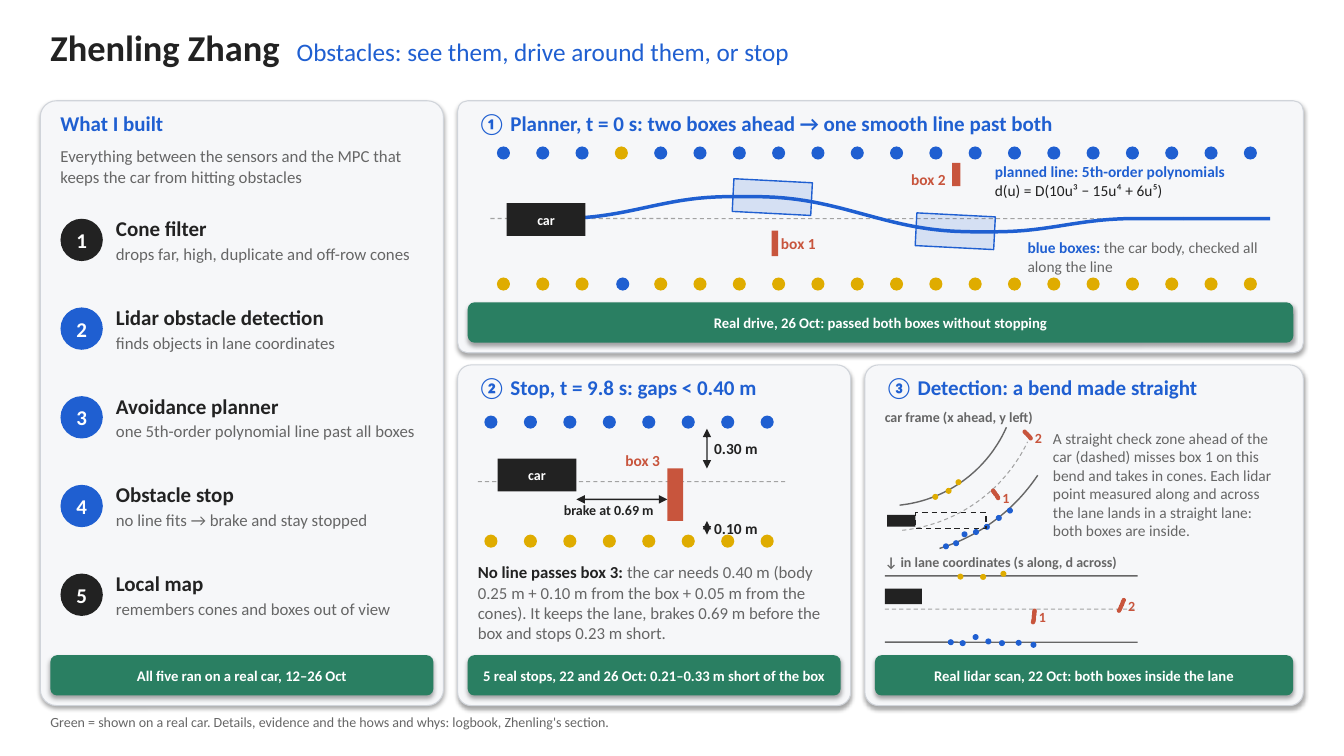
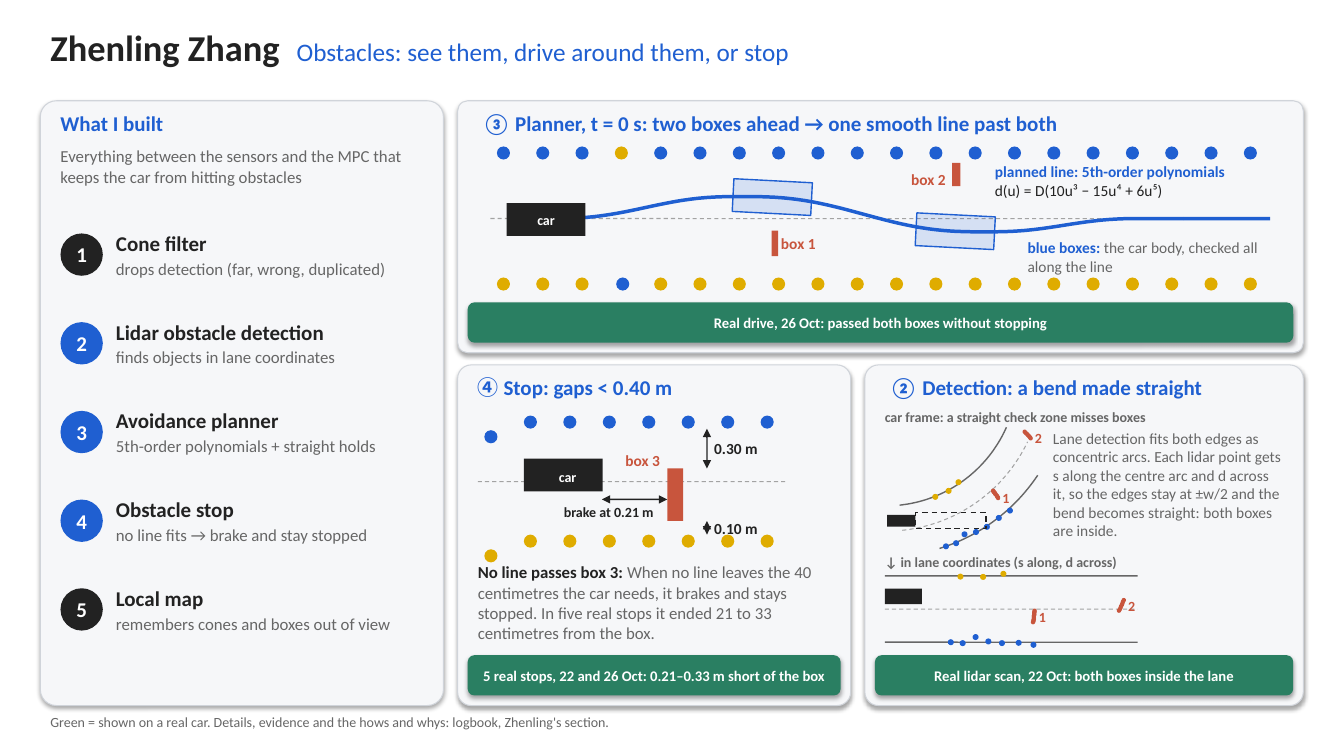
Before and after one commit to CiaranGruber/robotic-car-ai, a slide deck: slide 1 of docs/logbook/zhenling/slides/zhenling_slides_2page.pptx. Drawn at 1344x756 pixels with LibreOffice and Linux fonts; fonts in the diff are those of the drawing. Boxes give left, top, right and bottom in pixels: in the first picture for what was removed or moved away, otherwise in the second. Text is boxed around its words. In the diff, an @@ line names an element or a change of style, - is before the commit and + after.

```diff
--- a/docs/logbook/zhenling/slides/zhenling_slides_2page.pptx
+++ b/docs/logbook/zhenling/slides/zhenling_slides_2page.pptx
@@ text at (483,114,1057,135): text changed @@
-① Planner, t = 0 s: two boxes ahead → one smooth line past both
+③ Planner, t = 0 s: two boxes ahead → one smooth line past both
@@ text at (116,263,386,278): text changed @@
-drops far, high, duplicate and off-row cones
+drops detection (far, wrong, duplicated)
@@ text at (478,377,672,399): text changed @@
-② Stop, t = 9.8 s: gaps < 0.40 m
+④ Stop: gaps < 0.40 m
@@ text at (890,378,1202,399): text changed @@
-③ Detection: a bend made straight
+② Detection: a bend made straight
@@ 10 texts, 7 ellipses: place and size @@
-10 texts, 7 ellipses at (60,219,498,616)
+10 texts, 7 ellipses at (60,234,498,631)
@@ text at (885,412,1145,425): text changed @@
-car frame (x ahead, y left)
+car frame: a straight check zone misses boxes
@@ text at (116,440,376,455): text changed @@
-one 5th-order polynomial line past all boxes
+5th-order polynomials + straight holds
@@ text "car": place and size @@
-text "car" at (528,473,546,480)
+text "car" at (559,475,577,482)
@@ rectangle: place and size @@
-rectangle at (498,459,577,492)
+rectangle at (524,459,603,492)
@@ text at (1053,451,1281,536): text changed @@
-A straight check zone ahead of the car (dashed) misses box 1 on this bend and takes in cones. Each lidar point measured along and across the lane lands in a straight lane: both boxes are inside.
+Lane detection fits both edges as concentric arcs. Each lidar point gets s along the centre arc and d across it, so the edges stay at ±w/2 and the bend becomes straight: both boxes are inside.
@@ text at (564,507,653,517): text changed @@
-brake at 0.69 m
+brake at 0.21 m
@@ double arrow moved from (577, 499) - (667, 499) to (602, 499) - (667, 499) @@
@@ text at (478,566,811,639): text changed @@
-No line passes box 3: the car needs 0.40 m (body 0.25 m + 0.10 m from the box + 0.05 m from the cones). It keeps the lane, brakes 0.69 m before the box and stops 0.23 m short.
+No line passes box 3: When no line leaves the 40 centimetres the car needs, it brakes and stays stopped. In five real stops it ended 21 to 33 centimetres from the box.
@@ rounded rectangle removed at (50,655,434,696) @@
-All five ran on a real car, 12–26 Oct
```
Also in this commit, not shown: 5 other files.
